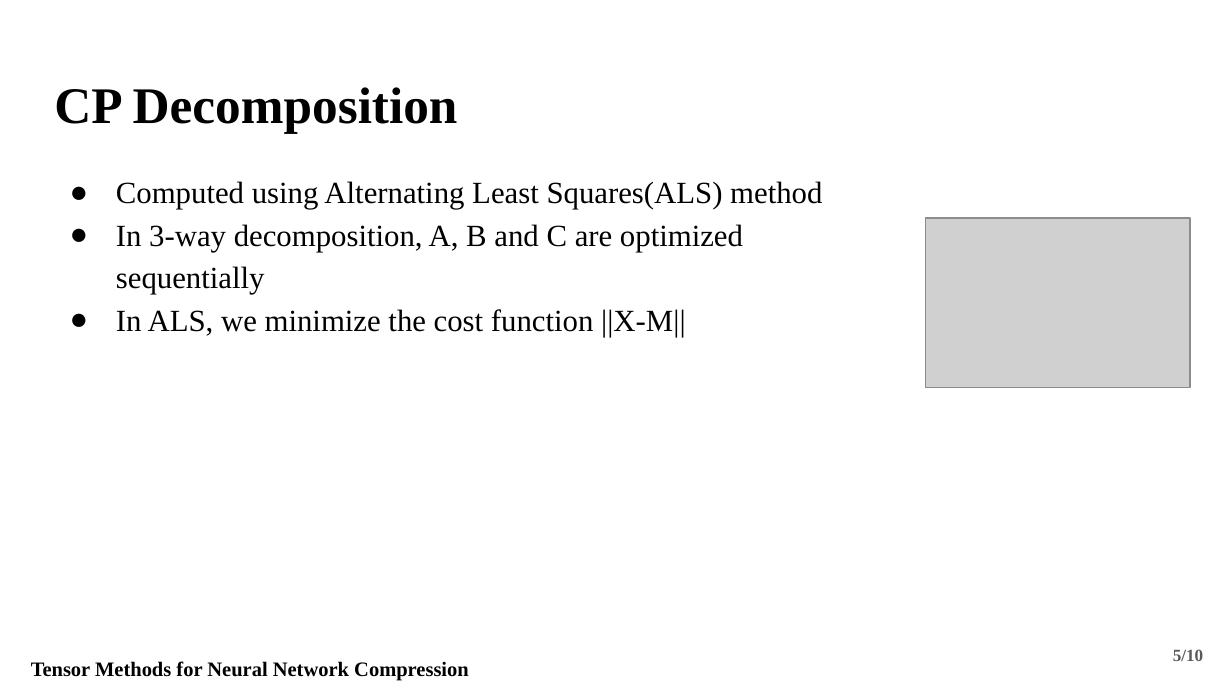
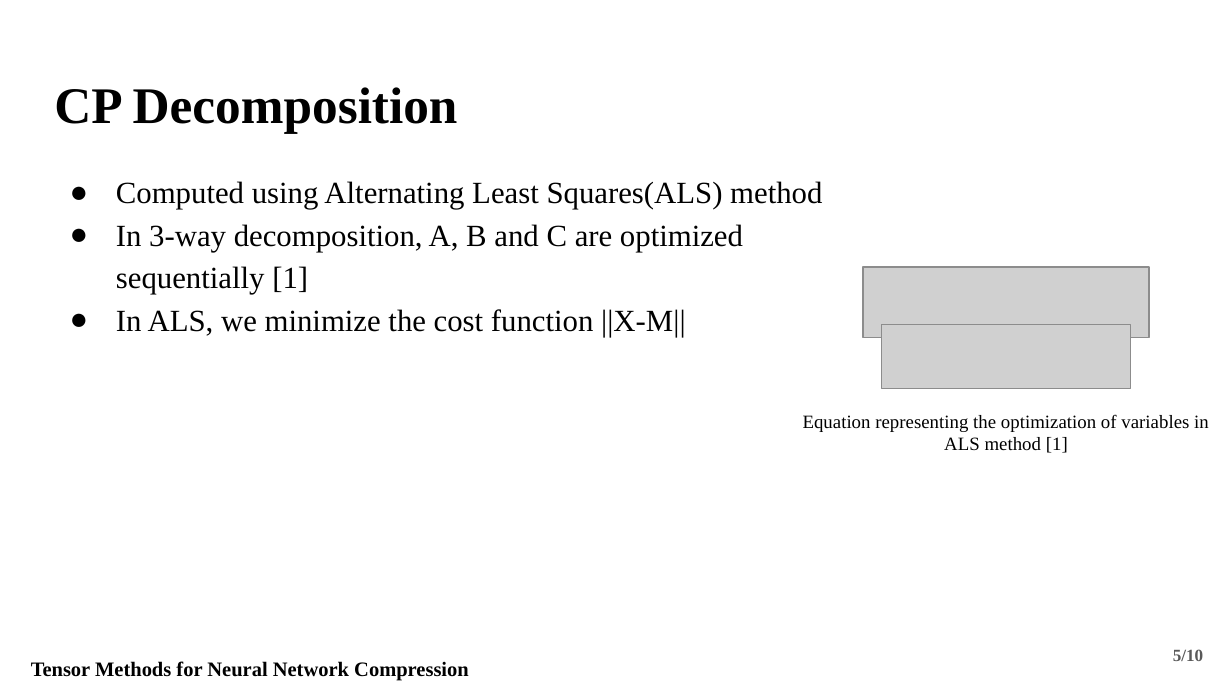
Before and after one commit to Fraunhofer-SCAI/canonical-cnn, a slide deck: slide 5 of Presentation/Fraunhofer_Presentation.pptx. Drawn at 1232x693 pixels with LibreOffice and Linux fonts; fonts in the diff are those of the drawing; grey boxes stand for pictures. Boxes give left, top, right and bottom in pixels: in the first picture for what was removed or moved away, otherwise in the second. Text is boxed around its words. In the diff, an @@ line names an element or a change of style, - is before the commit and + after.

Commit message:
Updated presentation

```diff
--- a/Presentation/Fraunhofer_Presentation.pptx
+++ b/Presentation/Fraunhofer_Presentation.pptx
@@ text at box(116, 224, 743, 294): text changed @@
-● In 3-way decomposition, A, B and C are optimized sequentially
+● In 3-way decomposition, A, B and C are optimized sequentially [1]
@@ picture removed at box(926, 218, 1190, 387) @@
@@ picture added at box(862, 267, 1148, 338) @@
@@ picture added at box(882, 324, 1131, 388) @@
@@ text added at box(803, 414, 1209, 453), 11 pt, text #000000 @@
+Equation representing the optimization of variables in ALS method [1]
```
Also in this commit, not shown: 8 other slides changed, 1 slide added, 1 other file.
